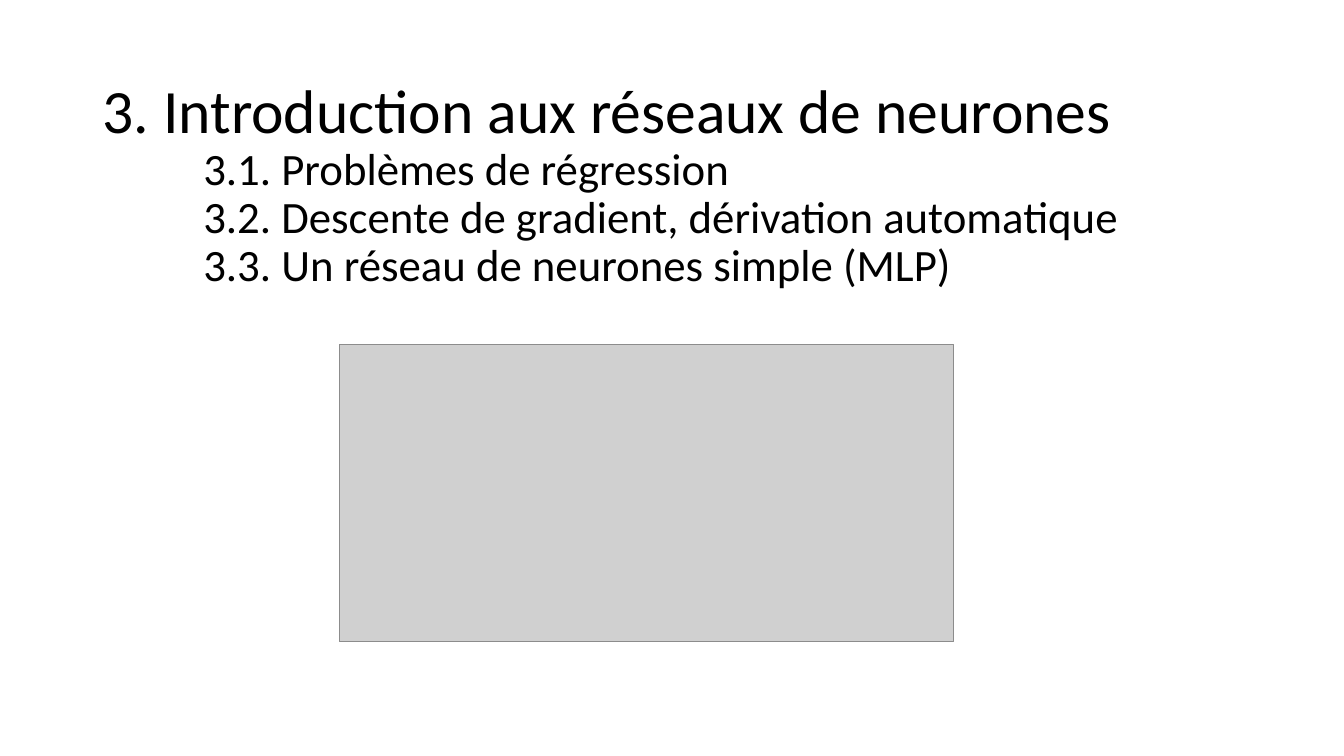
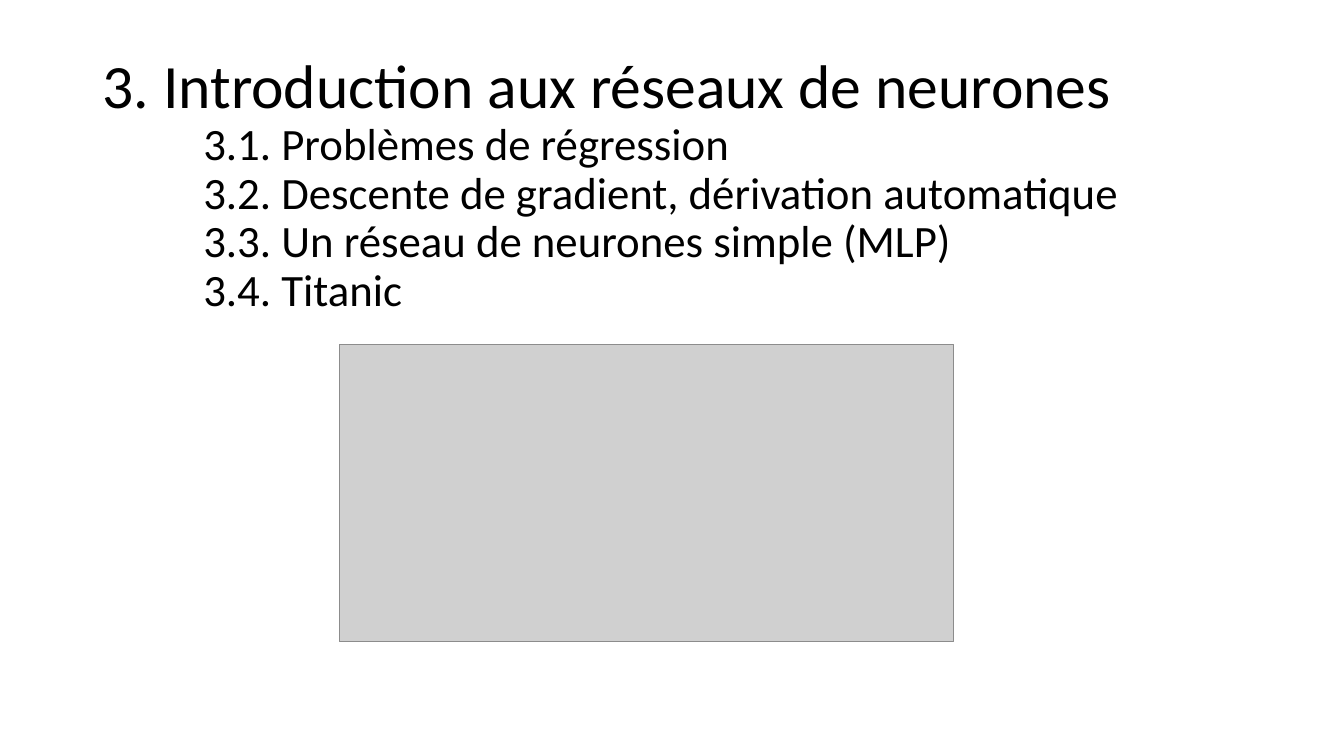
Before and after one commit to jolindien-git/jolindien-git.github.io, a slide deck: slide 8 of Intelligence Artificielle et Analyse de donnees.pptx. Drawn at 1344x756 pixels with LibreOffice and Linux fonts; fonts in the diff are those of the drawing; grey boxes stand for pictures. Boxes give left, top, right and bottom in pixels: in the first picture for what was removed or moved away, otherwise in the second. Text is boxed around its words. In the diff, an @@ line names an element or a change of style, - is before the commit and + after.

Commit message:
update cours + titanic

```diff
--- a/Intelligence Artificielle et Analyse de donnees.pptx
+++ b/Intelligence Artificielle et Analyse de donnees.pptx
@@ title at bbox=[102, 65, 1117, 307]: text changed @@
-3. Introduction aux réseaux de neurones
-3.1. Problèmes de régression
-3.2. Descente de gradient, dérivation automatique
-3.3. Un réseau de neurones simple (MLP)
+3. Introduction aux réseaux de neurones
+3.1. Problèmes de régression
+3.2. Descente de gradient, dérivation automatique
+3.3. Un réseau de neurones simple (MLP)
+3.4. Titanic
```
Also in this commit, not shown: 3 other slides changed, 6 slides added, 1 slide removed, 4 other files.
